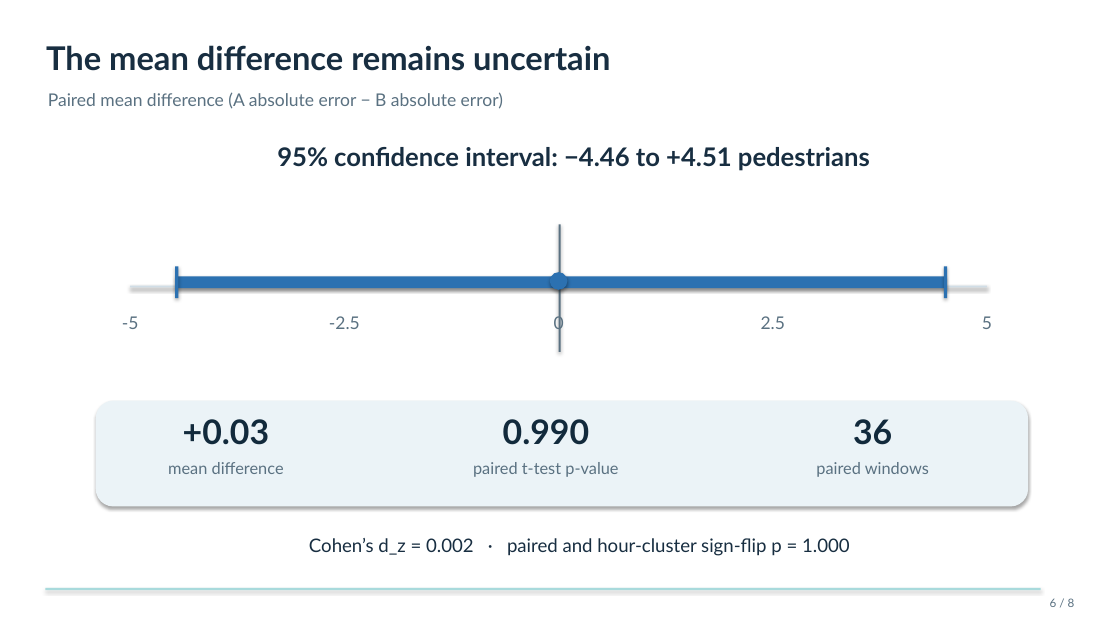
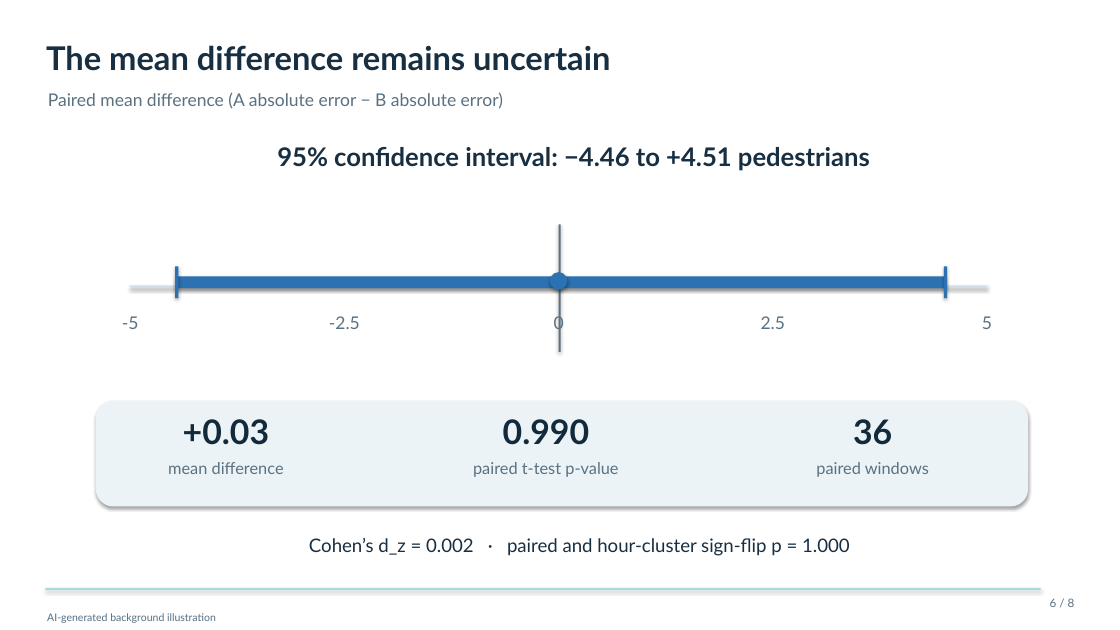
Before and after one commit to AaryaDeshpande/aipi510-module2-abbeyroad-sampling, a slide deck: slide 6 of slides/AIPI510_Module2_AbbeyRoad_Presentation.pptx. Drawn at 1120x630 pixels with LibreOffice and Linux fonts; fonts in the diff are those of the drawing; background and template pictures are left out. Boxes give left, top, right and bottom in pixels: in the first picture for what was removed or moved away, otherwise in the second. Text is boxed around its words. In the diff, an @@ line names an element or a change of style, - is before the commit and + after.

Commit message:
Add subtle backgrounds and visualize the example sampling intervals

```diff
--- a/slides/AIPI510_Module2_AbbeyRoad_Presentation.pptx
+++ b/slides/AIPI510_Module2_AbbeyRoad_Presentation.pptx
@@ rectangle added at <box>0,0,1120,630</box>, fill #FFFFFF at 55% opacity @@
@@ text added at <box>47,613,216,623</box>, 9 pt, text #557084 @@
+AI-generated background illustration
```
Also in this commit, not shown: 4 other slides changed, 1 slide added, 1 slide removed, 17 other files.
